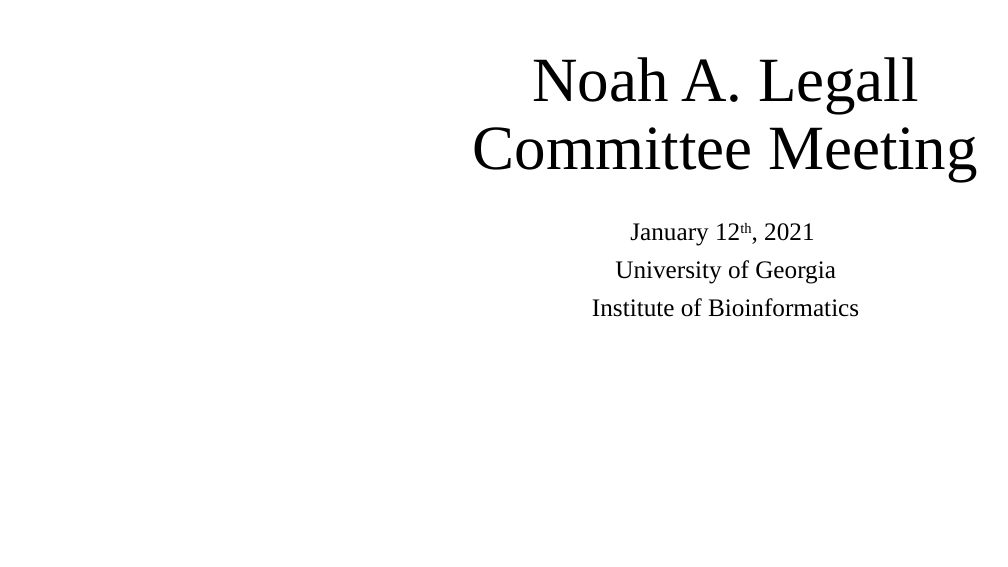
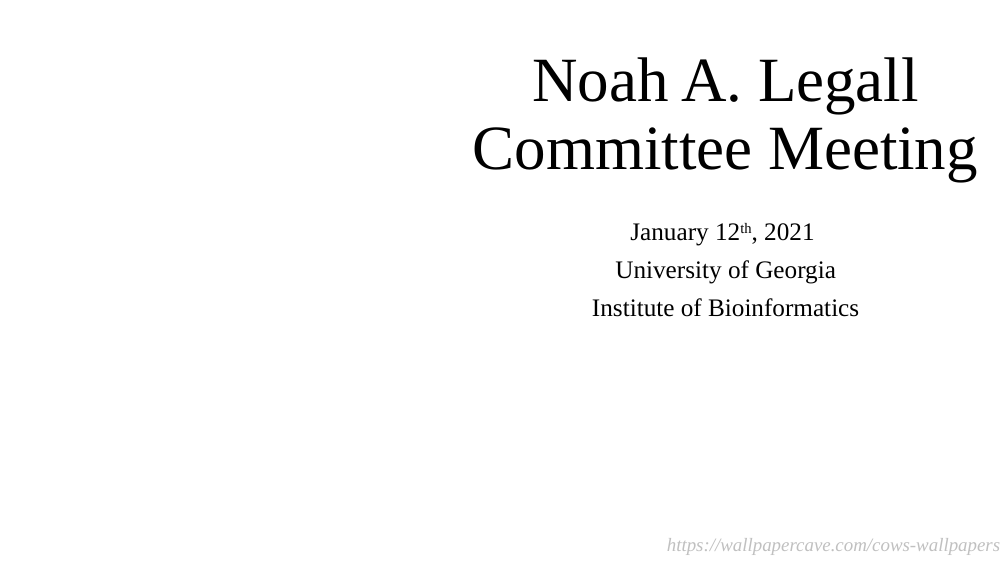
Before and after one commit to salvadorlab/Bovis-PangenomeOfReservoirs, a slide deck: slide 1 of Resources/2021_committeemeeting.pptx. Drawn at 1008x567 pixels with LibreOffice and Linux fonts; fonts in the diff are those of the drawing; background and template pictures are left out. Boxes give left, top, right and bottom in pixels: in the first picture for what was removed or moved away, otherwise in the second. Text is boxed around its words. In the diff, an @@ line names an element or a change of style, - is before the commit and + after.

Commit message:
edited committee meeting slides

```diff
--- a/Resources/2021_committeemeeting.pptx
+++ b/Resources/2021_committeemeeting.pptx
@@ text "https://wallpapercave.com/cows-wallpapers": place and size @@
-text "https://wallpapercave.com/cows-wallpapers" at <box>604,529,1008,560</box>
+text "https://wallpapercave.com/cows-wallpapers" at <box>667,538,1000,555</box>
@@ text "https://wallpapercave.com/cows-wallpapers" at <box>667,538,1000,555</box>: font Calibri to Times New Roman, text colour #FFFFFF to #C0C0C0; alignment left to right @@
```
Also in this commit, not shown: 19 slides added, 1 slide removed.
